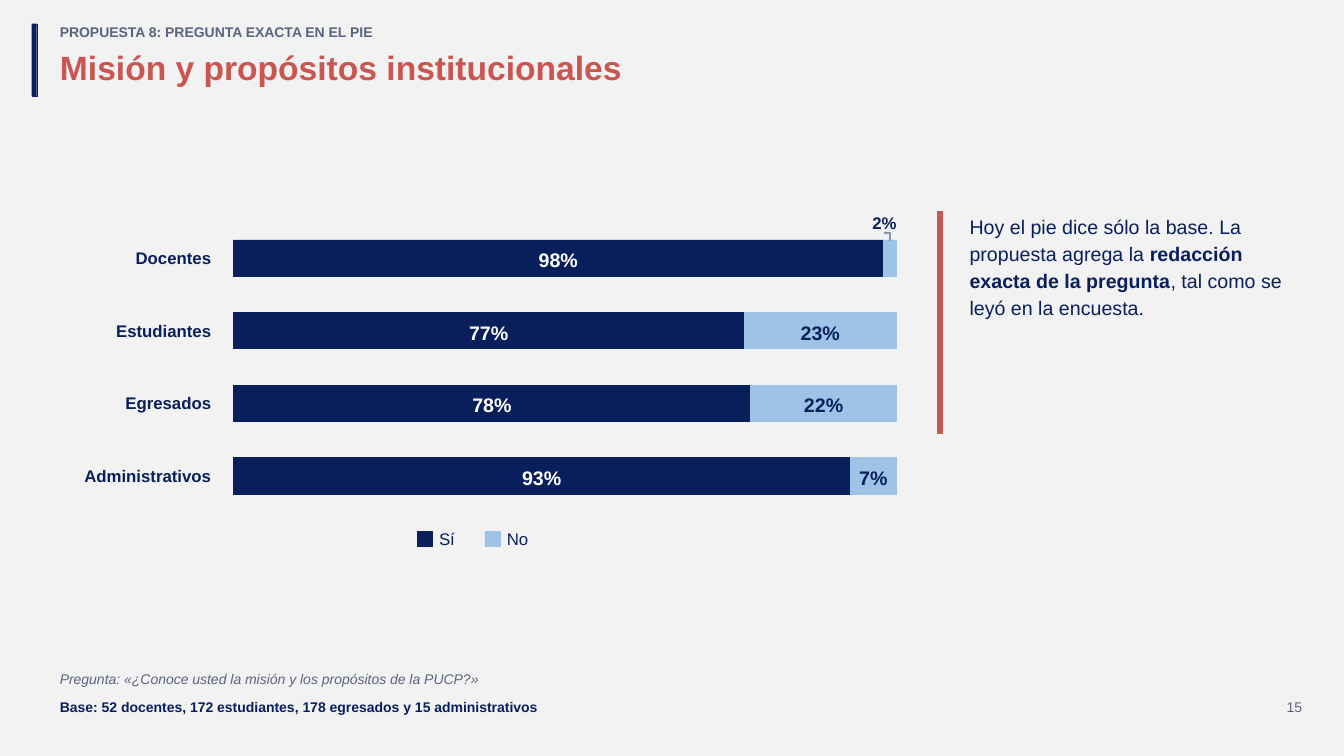
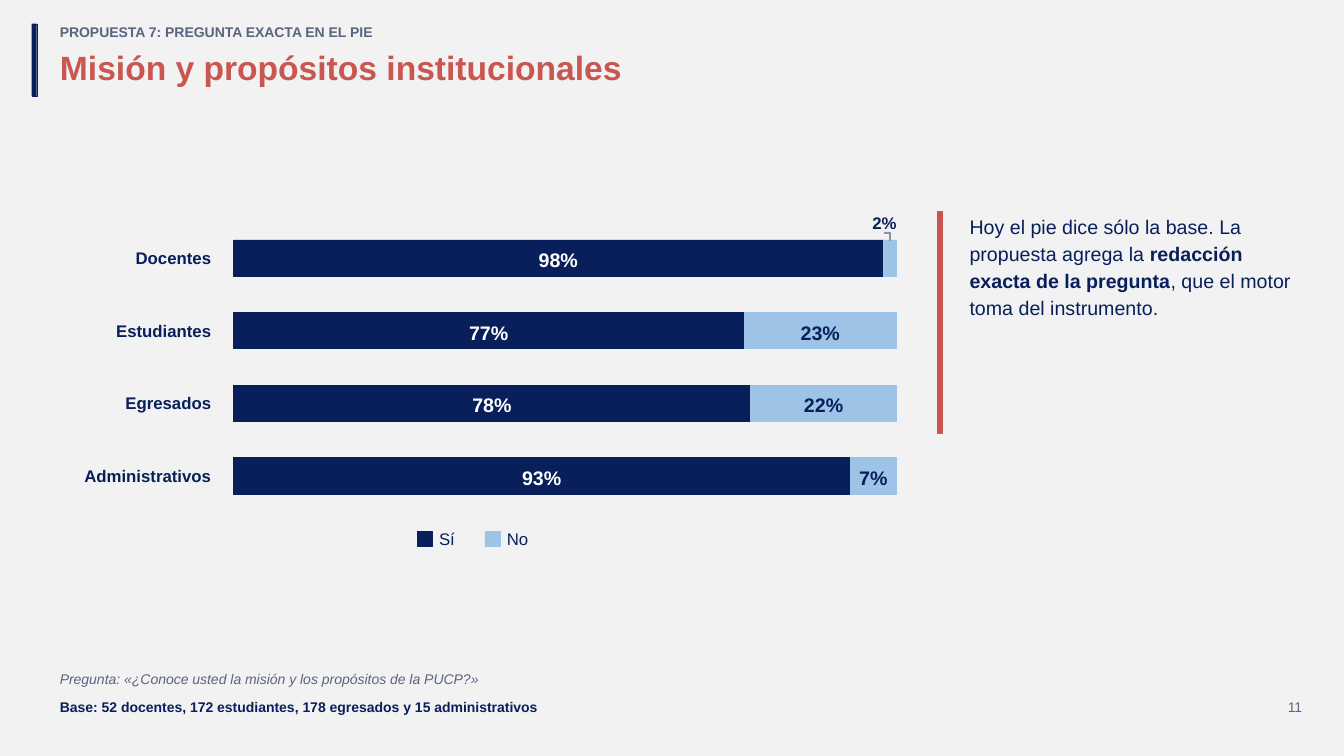
Before and after one commit to GonzaloAlmendariz/prosecnur-app, a slide deck: slide 11 of docs/qa/motor-ppt-2026-10-06/4-recetario/propuestas-rescatables.pptx (slide 15 before the commit). Drawn at 1344x756 pixels with LibreOffice and Linux fonts; fonts in the diff are those of the drawing; background and template pictures are left out. Boxes give left, top, right and bottom in pixels: in the first picture for what was removed or moved away, otherwise in the second. Text is boxed around its words. In the diff, an @@ line names an element or a change of style, - is before the commit and + after.

```diff
--- a/docs/qa/motor-ppt-2026-10-06/4-recetario/propuestas-rescatables.pptx
+++ b/docs/qa/motor-ppt-2026-10-06/4-recetario/propuestas-rescatables.pptx
@@ text at (60, 27, 372, 37): text changed @@
-PROPUESTA 8: PREGUNTA EXACTA EN EL PIE
+PROPUESTA 7: PREGUNTA EXACTA EN EL PIE
@@ text at (970, 219, 1290, 316): text changed @@
-Hoy el pie dice sólo la base. La propuesta agrega la redacción exacta de la pregunta, tal como se leyó en la encuesta.
+Hoy el pie dice sólo la base. La propuesta agrega la redacción exacta de la pregunta, que el motor toma del instrumento.
@@ text at (1288, 702, 1302, 712): text changed @@
-15
+11
```
Also in this commit, not shown: 5 other slides changed, 6 slides added, 9 slides removed, 2 other files.
